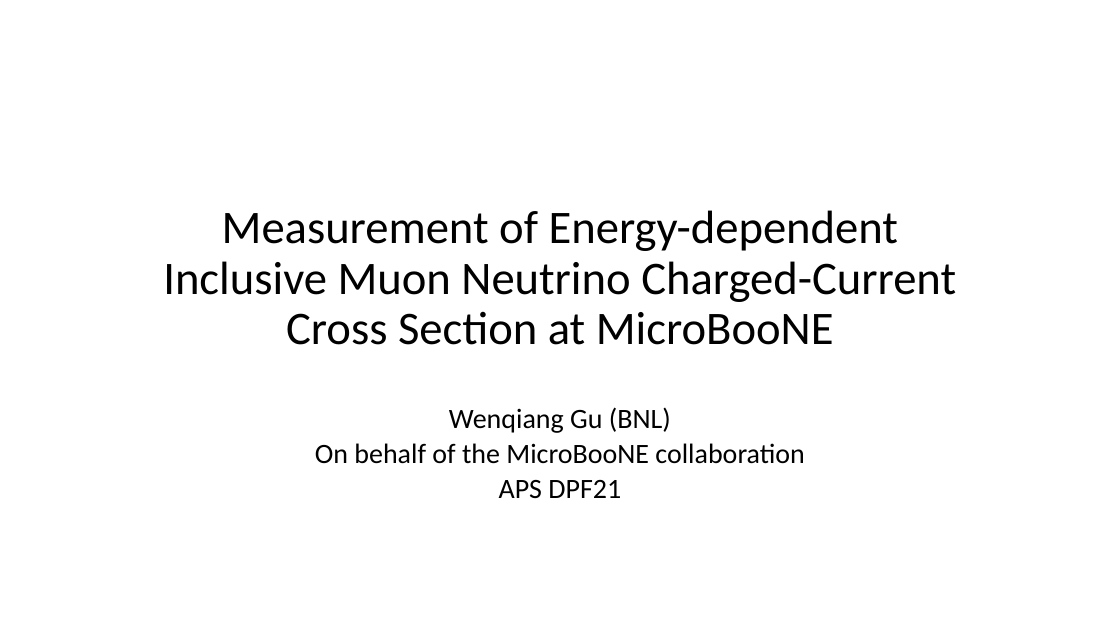
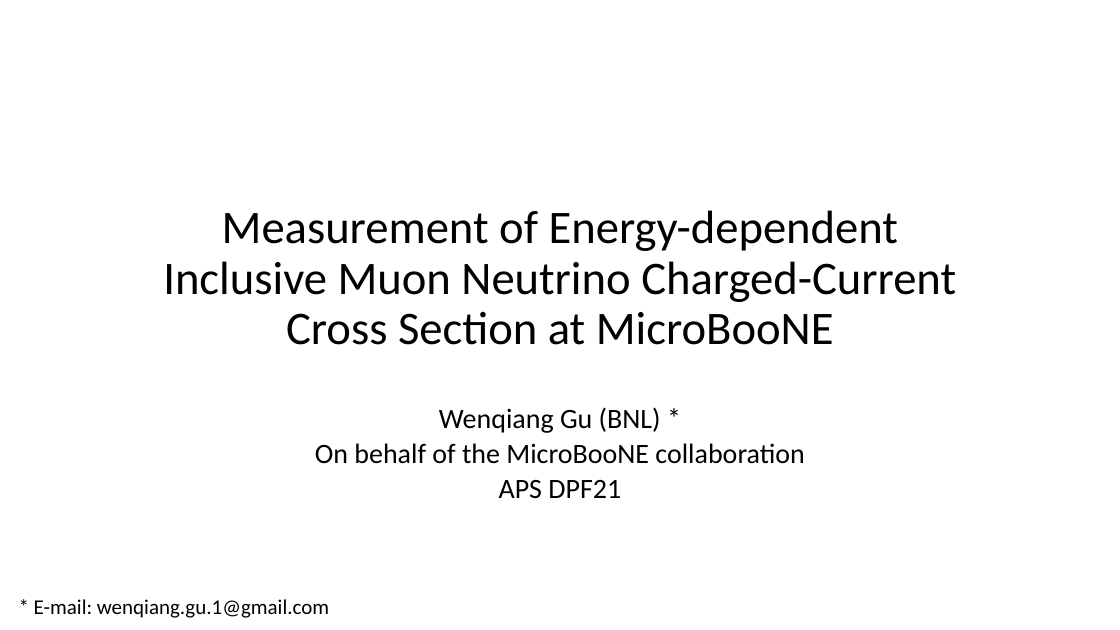
Before and after one commit to wenqiang-gu/public-talks, a slide deck: slide 1 of 2021-APS_DPF/MicroBooNE_WireCell_CC_Incl_DPF21_Gu.pptx. Drawn at 1120x630 pixels with LibreOffice and Linux fonts; fonts in the diff are those of the drawing; background and template pictures are left out. Boxes give left, top, right and bottom in pixels: in the first picture for what was removed or moved away, otherwise in the second. Text is boxed around its words. In the diff, an @@ line names an element or a change of style, - is before the commit and + after.

```diff
--- a/2021-APS_DPF/MicroBooNE_WireCell_CC_Incl_DPF21_Gu.pptx
+++ b/2021-APS_DPF/MicroBooNE_WireCell_CC_Incl_DPF21_Gu.pptx
@@ subtitle at (x1=439, y1=407, x2=661, y2=433): text changed @@
-Wenqiang Gu (BNL)
+Wenqiang Gu (BNL) *
@@ text added at (x1=34, y1=599, x2=329, y2=618), 18 pt, text #000000 @@
+* E-mail: wenqiang.gu.1@gmail.com
```
Also in this commit, not shown: 1 other file.
